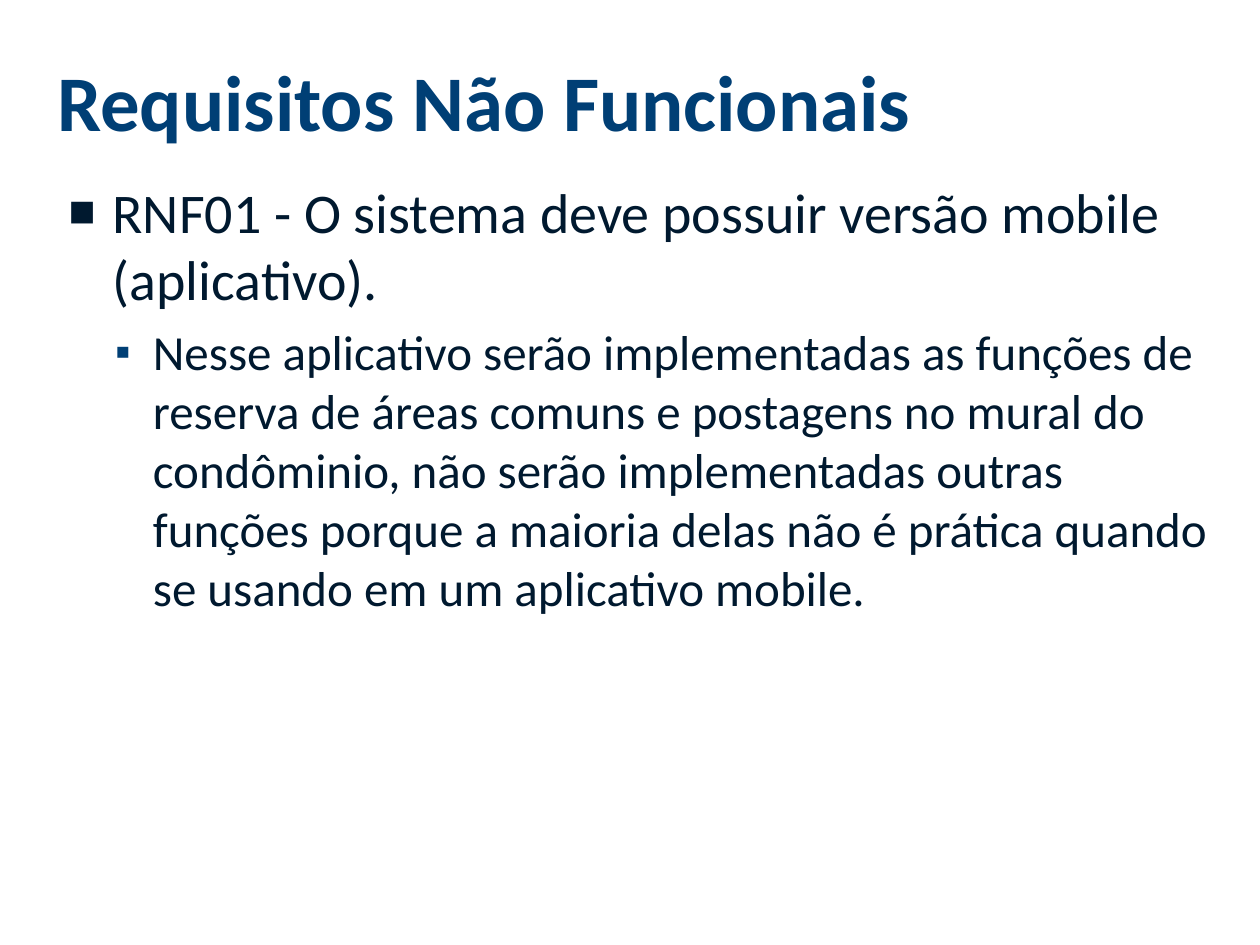
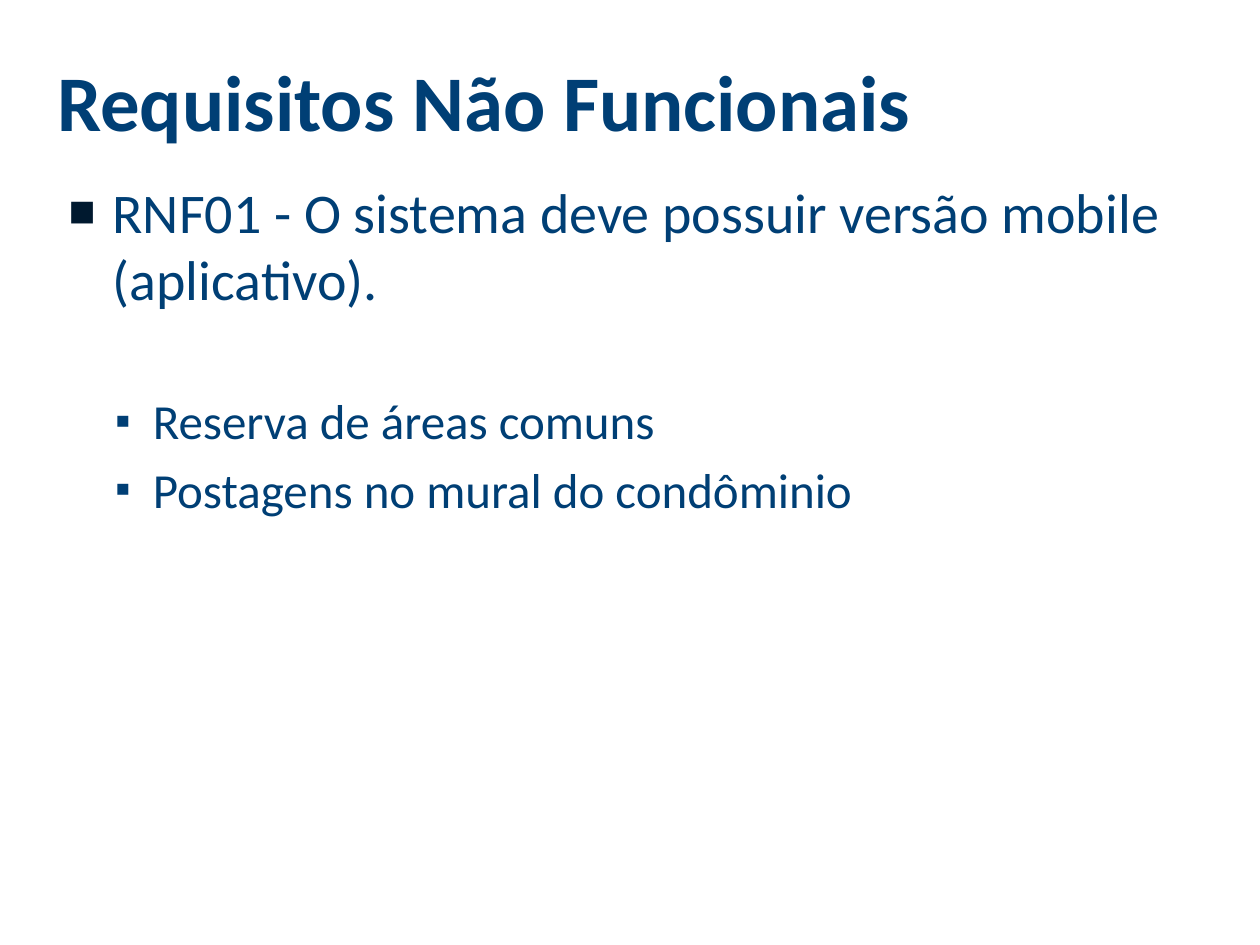
Before and after one commit to viniciussouza1210/Central-Cond, a slide deck: slide 12 of PROPOSTA/Apresentação Proposta - Central Cond.pptx (slide 13 before the commit). Drawn at 1260x945 pixels with LibreOffice and Linux fonts; fonts in the diff are those of the drawing; background and template pictures are left out. Boxes give left, top, right and bottom in pixels: in the first picture for what was removed or moved away, otherwise in the second. Text is boxed around its words. In the diff, an @@ line names an element or a change of style, - is before the commit and + after.

```diff
--- a/PROPOSTA/Apresentação Proposta - Central Cond.pptx
+++ b/PROPOSTA/Apresentação Proposta - Central Cond.pptx
@@ text at bbox=[113, 194, 1159, 309]: text colour #00192F to #003F75 in "RNF01 - O sistema deve possuir versão ..." @@
@@ text at bbox=[153, 405, 851, 517]: text changed; text colour #00192F to #003F75 @@
-  ▪ Nesse aplicativo serão implementadas as funções de reserva de áreas comuns e postagens no mural do condôminio, não serão implementadas outras funções porque a maioria delas não é prática quando se usando em um aplicativo mobile.
+  ▪ Reserva de áreas comuns
+  ▪ Postagens no mural do condôminio
```
Also in this commit, not shown: 10 other slides changed, 2 slides removed.
